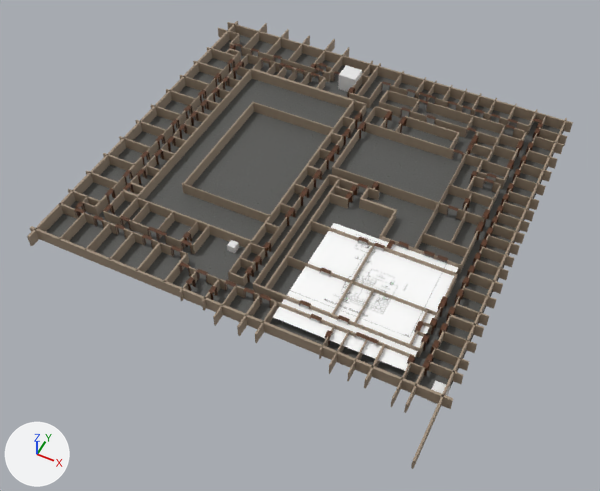
A saved change to the glTF model assets/aligned_models/glb/second.glb.
One viewpoint serves both versions: a 50 mm camera at (25.2, -70.9, 97.9) aimed at (-13.6, 6.7, 0.8). Lighting does not change. The marker at lower left points along +X, +Y and +Z. The picture after the commit comes second. Where no turn or scale is listed for an object, it has been applied to the vertices.

In view in the first picture: 'Doors.002', 'Floor.002', 'Walls.002', 'ground_aligned' and 3 more.
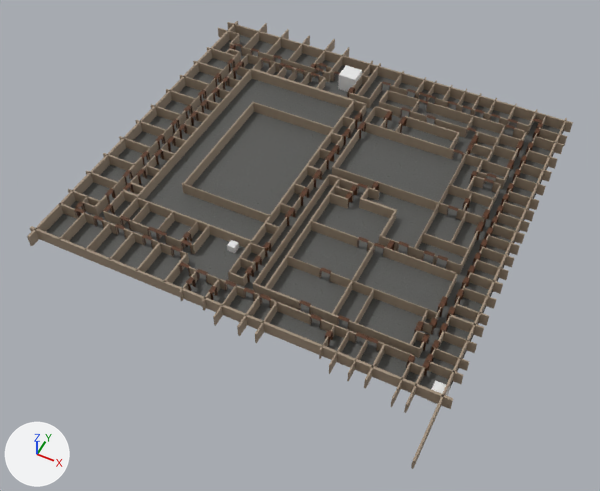
The change, as a diff of the scene's bpy script:
```diff
--- a/assets/aligned_models/glb/second.glb.py
+++ b/assets/aligned_models/glb/second.glb.py
@@ ob_ground_aligned @@
-ob_ground_aligned = bpy.data.objects.new('ground_aligned', me_ground_aligned)
-ob_ground_aligned.location = (1.3, -2.0, 7.3)
```

Location of each change, (x1, y1, x2, y2) in pixels of the pictures (600 x 491 px):
'ground_aligned', deleted
    before: (273, 223, 458, 372)
